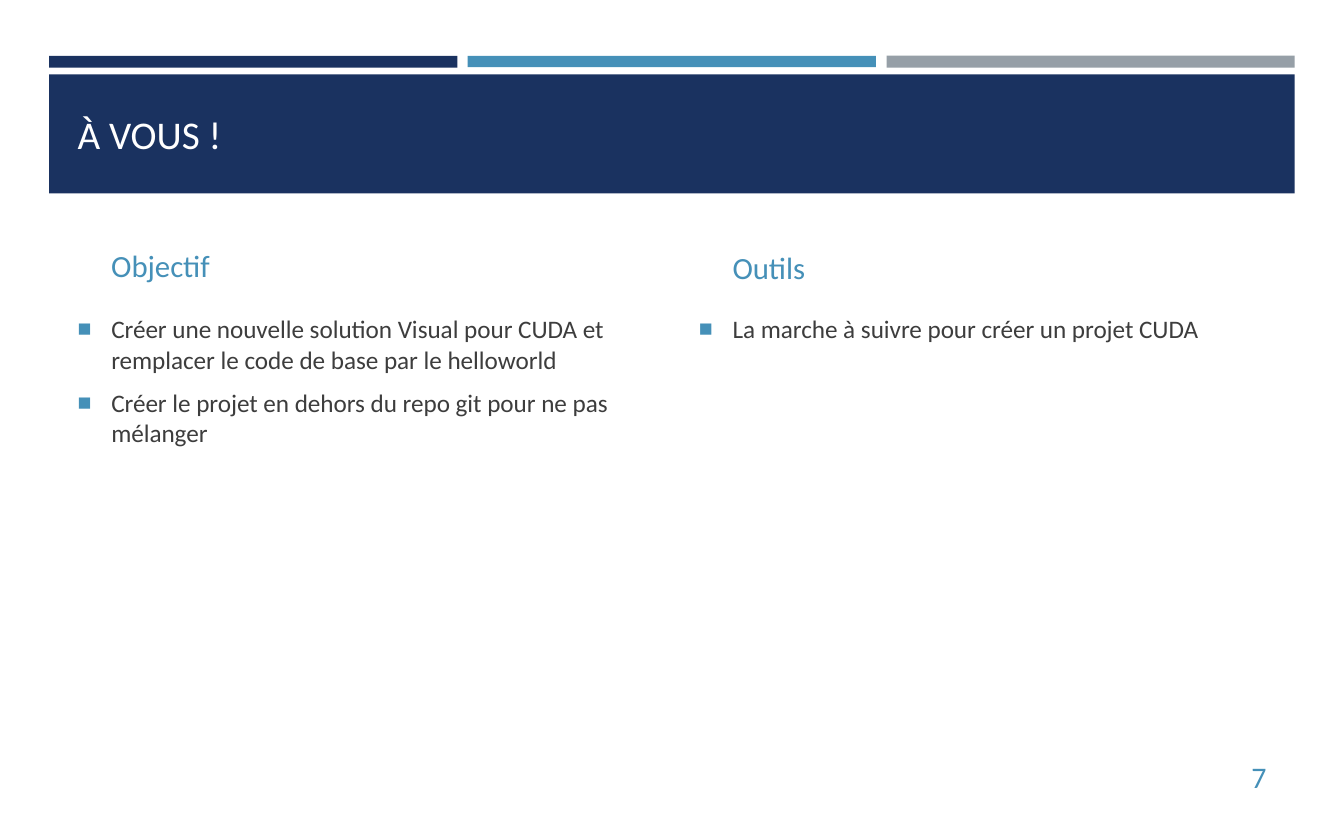
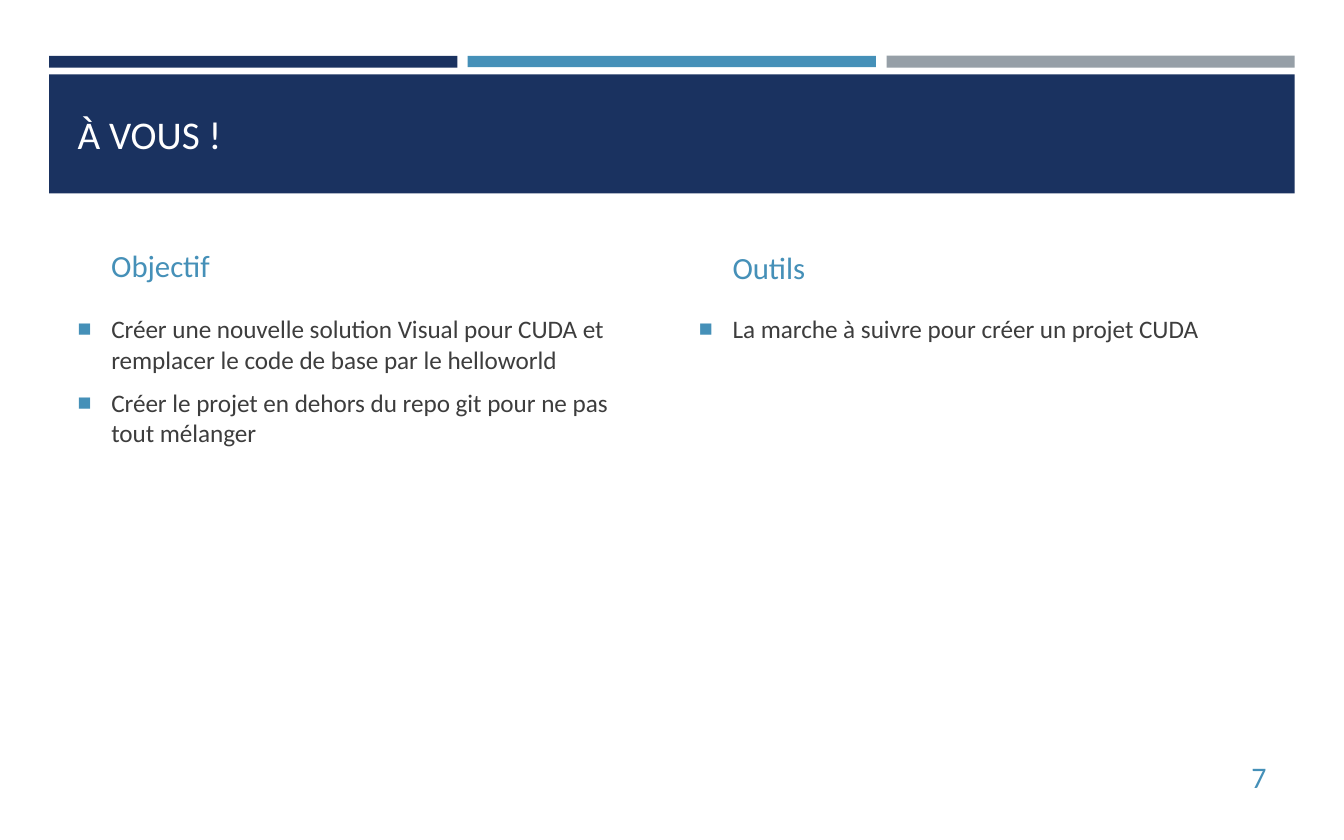
Before and after one commit to franckginguene/hpc_formation_scalian, a slide deck: slide 7 of Diapos/HPC_CUDA.pptx. Drawn at 1344x840 pixels with LibreOffice and Linux fonts; fonts in the diff are those of the drawing. Boxes give left, top, right and bottom in pixels: in the first picture for what was removed or moved away, otherwise in the second. Text is boxed around its words. In the diff, an @@ line names an element or a change of style, - is before the commit and + after.

```diff
--- a/Diapos/HPC_CUDA.pptx
+++ b/Diapos/HPC_CUDA.pptx
@@ text at (111,394,608,447): text changed @@
-■ Créer le projet en dehors du repo git pour ne pas mélanger
+■ Créer le projet en dehors du repo git pour ne pas tout mélanger
```
Also in this commit, not shown: 6 other slides changed, 4 slides added, 1 slide removed.
